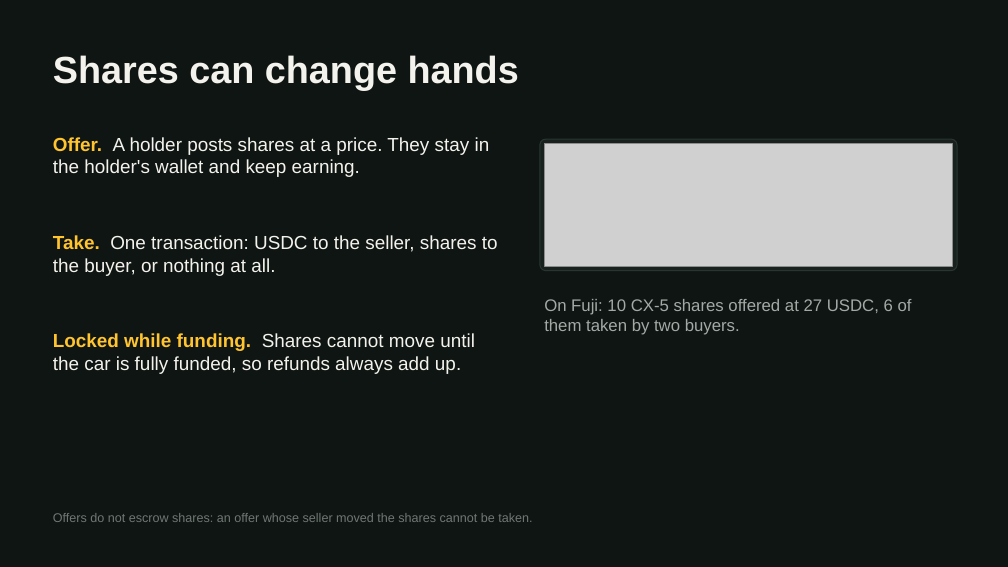
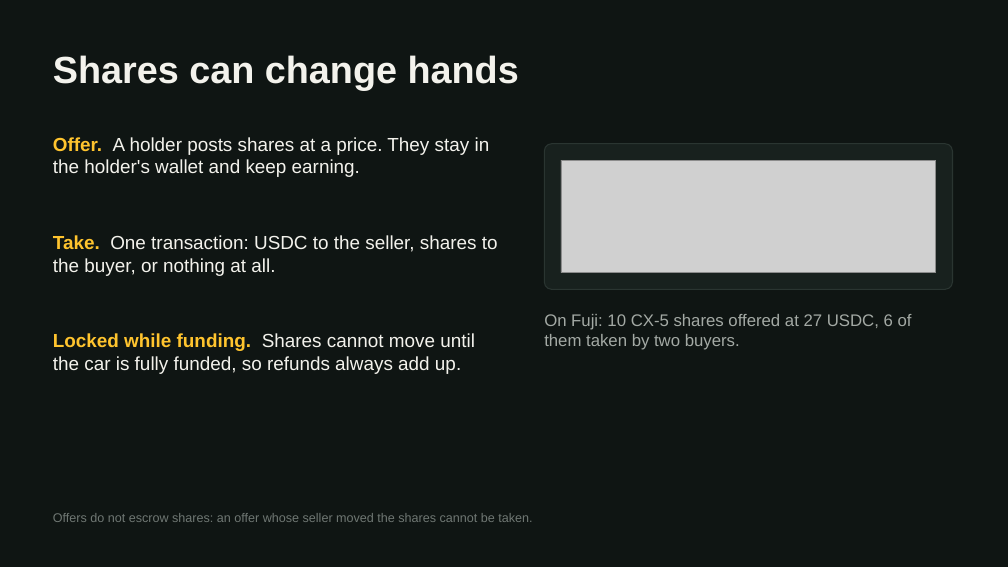
Before and after one commit to kongou2002/rwa-fleet, a slide deck: slide 9 of docs/FleetShares-pitch.pptx. Drawn at 1008x567 pixels with LibreOffice and Linux fonts; fonts in the diff are those of the drawing; grey boxes stand for pictures. Boxes give left, top, right and bottom in pixels: in the first picture for what was removed or moved away, otherwise in the second. Text is boxed around its words. In the diff, an @@ line names an element or a change of style, - is before the commit and + after.

```diff
--- a/docs/FleetShares-pitch.pptx
+++ b/docs/FleetShares-pitch.pptx
@@ rounded rectangle: place and size @@
-rounded rectangle at (540,139,957,271)
+rounded rectangle at (544,144,953,290)
@@ rounded rectangle at (544,144,953,290): proportions changed @@
@@ picture: place and size @@
-picture at (544,144,953,266)
+picture at (561,160,936,273)
@@ text "On Fuji: 10 CX-5 shares ...": place and size @@
-text "On Fuji: 10 CX-5 shares ..." at (544,299,912,335)
+text "On Fuji: 10 CX-5 shares ..." at (544,314,912,350)
```
Also in this commit, not shown: 6 other slides changed, 1 other file.
